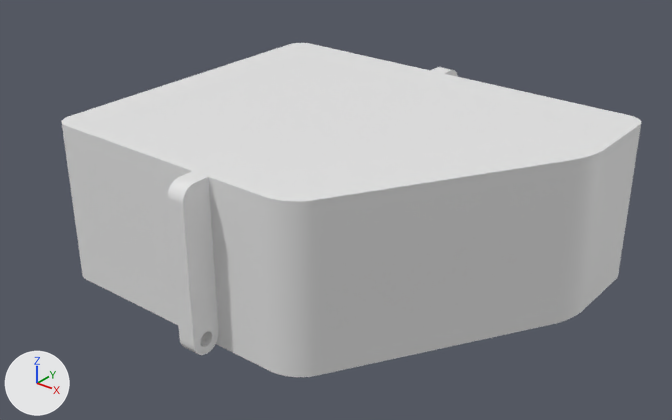
The Blender file LuxsonicTechVR/Assets/Objects/Lid.blend: old version first, new version second.
One viewpoint serves both versions: a camera (50 mm lens) standing at (1.374, -1.796, 1.065) and looking at (-0.011, -0.064, -0.009). The axes (+X, +Y, +Z) are drawn at lower left. The lights are the same throughout.

Before the edit, the objects in view are built like this:
```python
me_v2_cover = bpy.data.meshes.new('V2 Cover')
me_v2_cover.from_pydata(...)  # 606 vertices, 1208 faces; spans x -60.1..58.4, y -55.9..56.8, z -22.6..22.4
ob_v2_cover = bpy.data.objects.new('V2 Cover', me_v2_cover)
ob_v2_cover.location = (0.0, 0.0, 0.0)
ob_v2_cover.rotation_euler = (3.142, 0.0, 0.0)  # degrees (180, 0, 0)
ob_v2_cover.scale = (0.01, 0.01, 0.01)
```
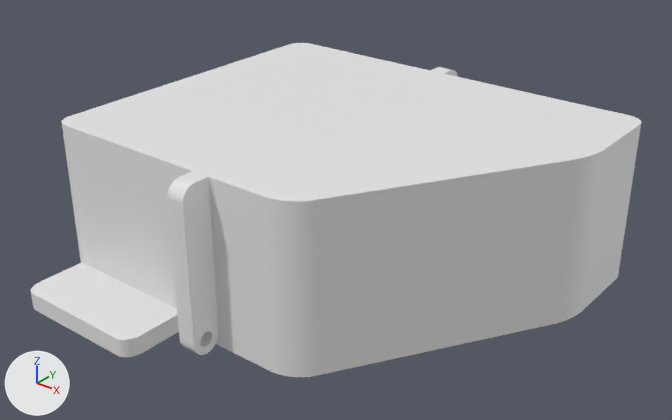
What the commit changed:
Mesh me_v2_cover_002 is new.
It has 258 vertices, 508 faces and spans x -2.5..2.5, y -11.6..3.4, z -22.6..22.6.
Object 'V2 Cover.002' (ob_v2_cover_002) is new; it shows me_v2_cover_002.
Its location is (-0.36, -0.627, -0.199).
Its rotation in degrees is (180, 90, 0).
Its scale is (0.01, 0.0125, 0.00891).

Changed parts and their boxes (x1, y1, x2, y2) in the pictures (672 x 420 px):
'V2 Cover.002', added: after (31, 262, 179, 357)
